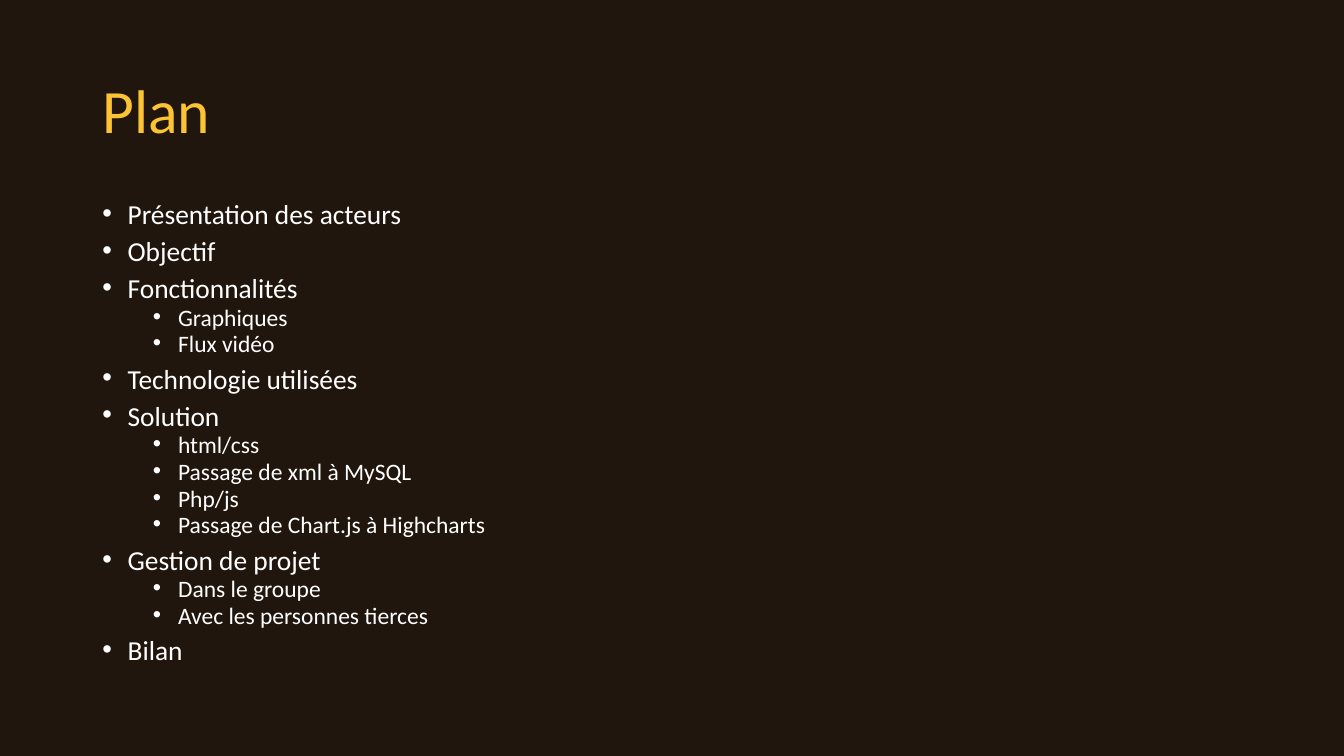
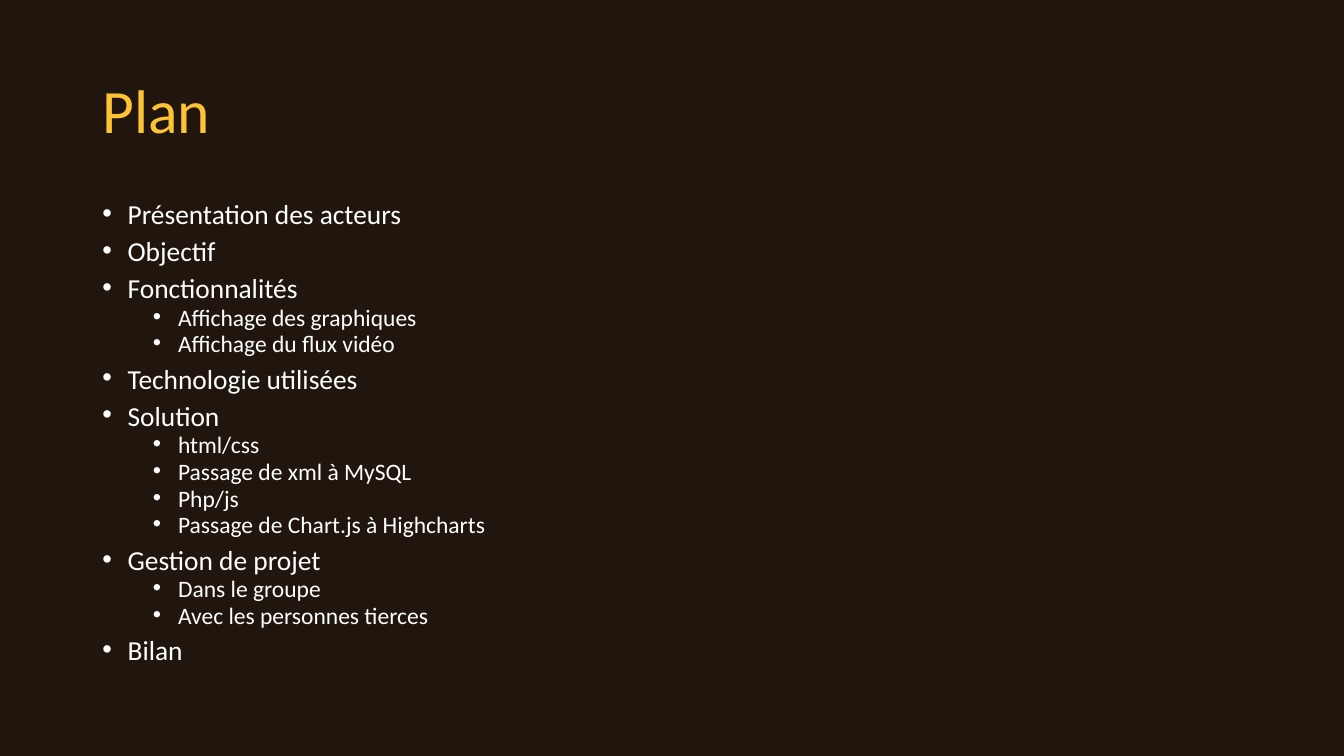
Before and after one commit to gdgaetan/openbee, a slide deck: slide 2 of présentation/présentation.pptx. Drawn at 1344x756 pixels with LibreOffice and Linux fonts; fonts in the diff are those of the drawing; background and template pictures are left out. Boxes give left, top, right and bottom in pixels: in the first picture for what was removed or moved away, otherwise in the second. Text is boxed around its words. In the diff, an @@ line names an element or a change of style, - is before the commit and + after.

```diff
--- a/présentation/présentation.pptx
+++ b/présentation/présentation.pptx
@@ text at [178, 309, 417, 356]: text changed @@
-  • Graphiques
-  • Flux vidéo
+  • Affichage des graphiques
+  • Affichage du flux vidéo
```
Also in this commit, not shown: 2 other slides changed.
